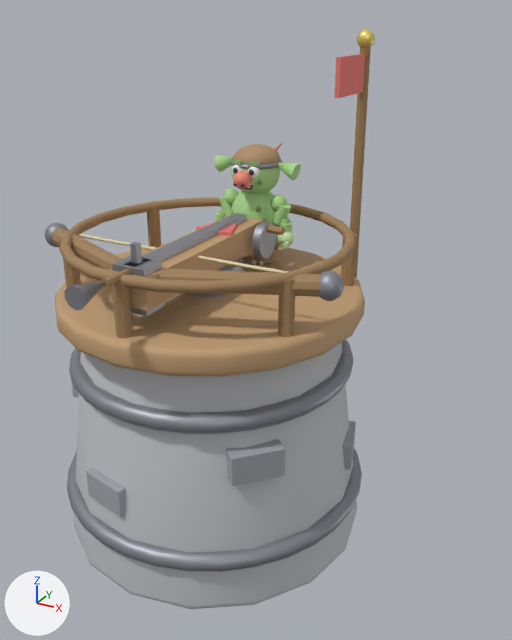
The glTF model client/public/models/tower_crossbow.glb: old version first, new version second.
Rendered twice from a 50 mm lens placed at (1.74, -2.71, 2.54), pointed at (0.24, 0.02, 1.18). Arrows for +X, +Y and +Z are at lower left; the lights stay in place. The older version comes first. Where no turn or scale is listed for an object, it has been applied to the vertices. Vertices at exactly the same position are counted once.

In view in the first picture: 'Base', 'BaseBandHigh', 'BaseBandLow', 'Brick.004', 'Brick.005', 'Limb.001', 'Pennant', 'Platform', 'Pole', 'Rail', 'Stock', 'StockRail' and 40 more.
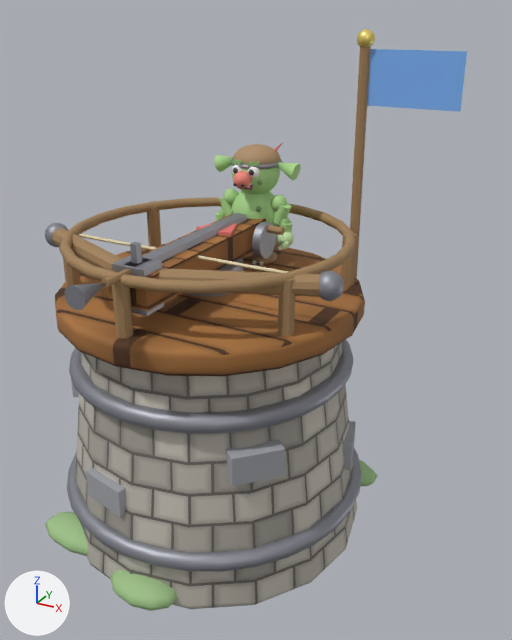
Patch to the scene script:
```diff
--- a/client/public/models/tower_crossbow.glb.py
+++ b/client/public/models/tower_crossbow.glb.py
@@ img_tex_plank @@
+img_tex_plank = load_image('tex_plank', '_unpacked/tex_plank', 256, 256, 'sRGB')
@@ img_tex_castle_stone @@
+img_tex_castle_stone = load_image('tex_castle_stone', '_unpacked/tex_castle_stone', 256, 256, 'sRGB')
@@ mat_planktex @@
+mat_planktex = principled_material('PlankTex')
+mat_planktex.texture = img_tex_plank
+mat_planktex.roughness = 0.8
@@ mat_castlestonetex @@
+mat_castlestonetex = principled_material('CastleStoneTex')
+mat_castlestonetex.texture = img_tex_castle_stone
+mat_castlestonetex.roughness = 0.75
@@ mat_moss @@
+mat_moss = principled_material('Moss')
+mat_moss.base_color = (0.35, 0.55, 0.25)  # green #a0c489
+mat_moss.roughness = 0.7
@@ mat_flagblue @@
+mat_flagblue = principled_material('FlagBlue')
+mat_flagblue.base_color = (0.2, 0.45, 0.92)  # blue #7cb3f6
+mat_flagblue.roughness = 0.7
@@ me_cone @@
 me_cone.from_pydata(...)  # 128 vertices, 252 faces; spans x -0.77..0.77, y -0.77..0.77, z -0.6..0.6
 # used by ob_base; location = (0.0, 0.0, 0.6)
-me_cone.materials.append(mat_stone)  # light grey #c4c5c8
+# me_cone part 1: texture (UV) coordinates of 252 of 252 faces, centred in x -0.75..0.75, y -0.75..0.75, z -0.6..0.6, changed; they spanned u 0.0..1.0, v 0.01..1.0 and now span u -3.0..4.11, v -0.5..0.5
+me_cone.materials.append(mat_castlestonetex)  # picture img_tex_castle_stone
@@ me_cylinder @@
 me_cylinder.from_pydata(...)  # 160 vertices, 316 faces; spans x -0.74..0.74, y -0.74..0.74, z -0.06..0.06
-me_cylinder.materials.append(mat_wood)  # brown #c4a076
+me_cylinder.materials.append(mat_planktex)  # picture img_tex_plank
@@ me_cube_008 @@
 me_cube_008.from_pydata(...)  # 96 vertices, 188 faces; spans x -0.1..0.1, y -0.525..0.525, z -0.07..0.07
-me_cube_008.materials.append(mat_wood)  # brown #c4a076
+me_cube_008.materials.append(mat_planktex)  # picture img_tex_plank
@@ me_sphere_795 @@
+me_sphere_795.from_pydata(...)  # a UV sphere (10 segments, 6 rings, poles along z) spanning x -0.227..0.227, y -0.12..0.12, z -0.07..0.07
+me_sphere_795.materials.append(mat_moss)  # green #a0c489
@@ me_sphere_793 @@
+me_sphere_793.from_pydata(...)  # a UV sphere (10 segments, 6 rings, poles along z) spanning x -0.176..0.176, y -0.12..0.12, z -0.07..0.07
+me_sphere_793.materials.append(mat_moss)  # green #a0c489
@@ me_sphere_792 @@
+me_sphere_792.from_pydata(...)  # a UV sphere (10 segments, 6 rings, poles along z) spanning x -0.233..0.233, y -0.12..0.12, z -0.07..0.07
+me_sphere_792.materials.append(mat_moss)  # green #a0c489
@@ me_grid_001 @@
+me_grid_001.from_pydata(...)  # 153 vertices, 256 faces; spans x 0.0..0.42, y 0.0, z -0.12..0.12
+me_grid_001.materials.append(mat_flagblue)  # blue #7cb3f6
@@ ob_pennant @@
-ob_pennant = bpy.data.objects.new('Pennant', me_cube_007)
-ob_pennant.location = (0.55, 0.3, 2.28)
@@ ob_moss_011 @@
+ob_moss_011 = bpy.data.objects.new('Moss.011', me_sphere_795)
+ob_moss_011.location = (-0.429, -0.603, 0.08)
@@ ob_moss_009 @@
+ob_moss_009 = bpy.data.objects.new('Moss.009', me_sphere_793)
+ob_moss_009.location = (0.064, -0.737, 0.08)
@@ ob_moss_008 @@
+ob_moss_008 = bpy.data.objects.new('Moss.008', me_sphere_792)
+ob_moss_008.location = (0.492, 0.553, 0.08)
@@ ob_flag @@
+ob_flag = bpy.data.objects.new('Flag', me_grid_001)
+ob_flag.location = (0.575, 0.45, 2.26)
```

Changed parts and their boxes (x1, y1, x2, y2) in the pictures (512 x 640 px):
'Base', recoloured, surface changed: (76, 343, 357, 609) in both
'Platform', recoloured (darker): (55, 244, 365, 376) in both
'Flag', added (blue): after (367, 49, 467, 112)
'Stock', recoloured (darker): (108, 214, 266, 311) in both
'Moss.009', added (green): after (110, 570, 178, 611)
'Moss.011', added (green): after (45, 512, 89, 556)
'Pennant', deleted (red): before (335, 54, 365, 98)
'Moss.008', added: after (359, 460, 378, 486)
